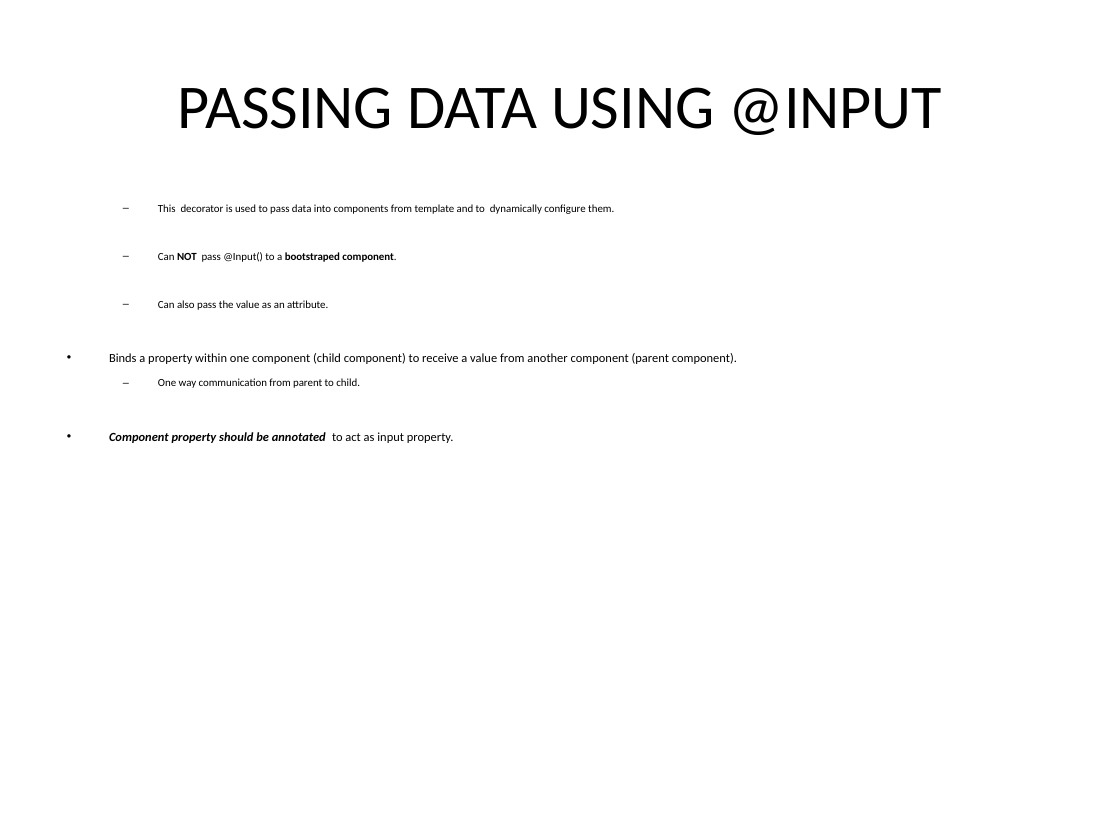
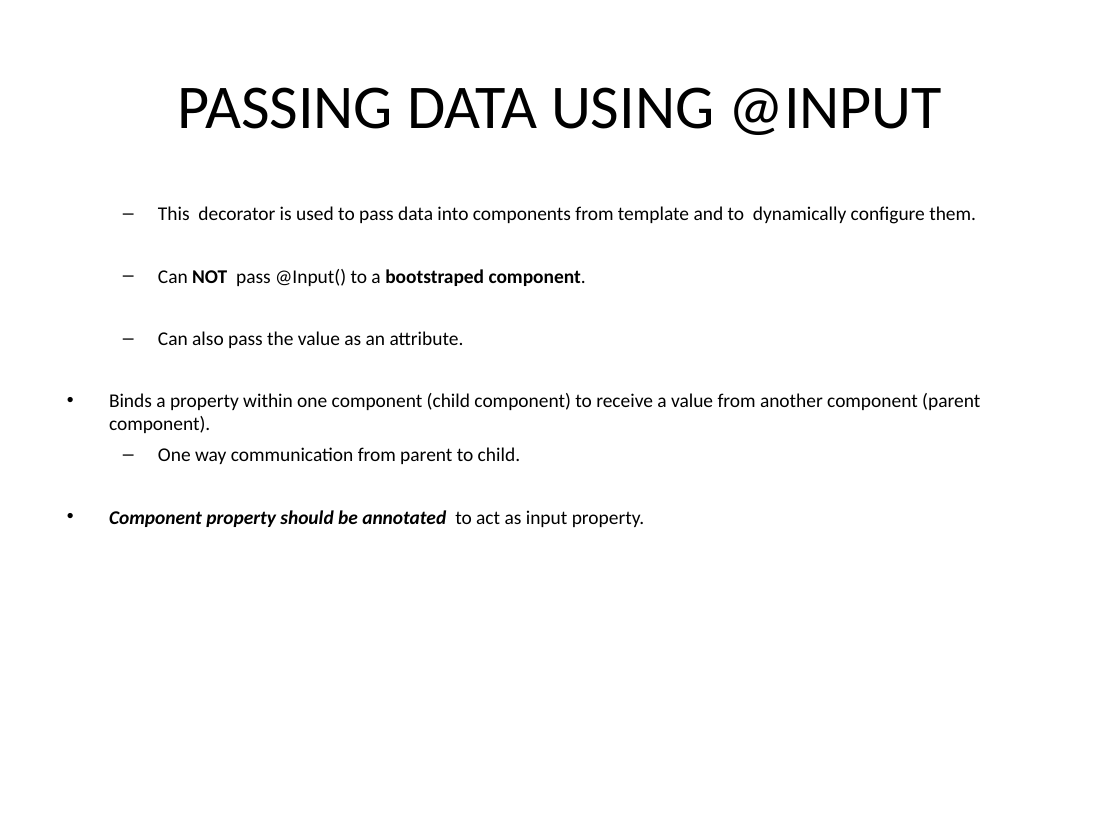
Before and after one commit to vishnumvn/AngularJS_Tut, a slide deck: slide 222 of Materials/Angular_Module01.ppt. Drawn at 1120x840 pixels with LibreOffice and Linux fonts; fonts in the diff are those of the drawing. Boxes give left, top, right and bottom in pixels: in the first picture for what was removed or moved away, otherwise in the second. Text is boxed around its words. In the diff, an @@ line names an element or a change of style, - is before the commit and + after.

```diff
--- a/Materials/Angular_Module01.ppt
+++ b/Materials/Angular_Module01.ppt
@@ text "This decorator is used to ..." at (109, 206, 980, 527): size 7 to 12.5 pt in "This decorator is used to pass data ...", "Can NOT pass @Input() to a bootstraped ...", "Can also pass the value as an ...", "One way communication from parent to child."; size 8 to 12.5 pt in "Binds a property within one component (child ...", "Component property should be annotated to act ..."; less space between paragraphs @@
```
Also in this commit, not shown: 5 other slides changed, 56 other files.
